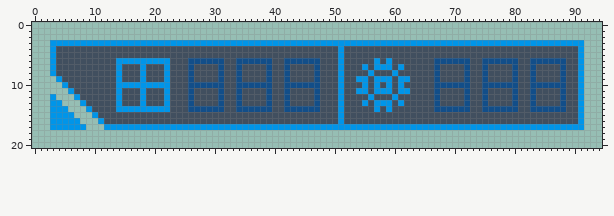
A pixel-art file gets an edit: Assets/Art/UI/New UI/Resources.aseprite. The first picture shows the starting point.
95x21 pixels, 1 frame.
Now the later version:
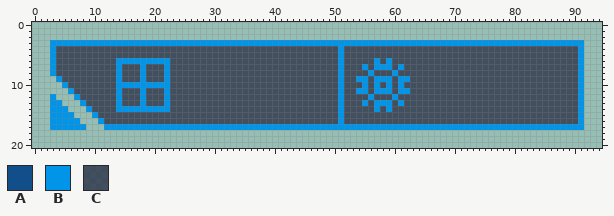
Palette (. is transparent): A #124e89  B #0095e9  C #262b44c1
Diff:
@@ x 0..94 @@
  5 ...BCCCCCCCCCCCCCCCCCCCCCCCCCCCCCCCCCCCCCCCCCCCCCCCBCCCCCCCCCCCCCCCCCCCCCCCCCCCCCCCCCCCCCCCB...
- 6 ...BCCCCCCCCCCBBBBBBBBBCCCAAAAAACCAAAAAACCAAAAAACCCBCCCCCBCBCCCCCCCAAAAAACCAAAAAACCAAAAAACCB...
- 7 ...BCCCCCCCCCCBCCCBCCCBCCCACCCCACCACCCCACCACCCCACCCBCCCBCBBBCBCCCCCACCCCACCACCCCACCACCCCACCB...
- 8 ...BCCCCCCCCCCBCCCBCCCBCCCACCCCACCACCCCACCACCCCACCCBCCCCBCCCBCCCCCCACCCCACCACCCCACCACCCCACCB...
- 9 ....BCCCCCCCCCBCCCBCCCBCCCACCCCACCACCCCACCACCCCACCCBCCBBCBBBCBBCCCCACCCCACCACCCCACCACCCCACCB...
-10 .....BCCCCCCCCBBBBBBBBBCCCAAAAAACCAAAAAACCAAAAAACCCBCCCBCBCBCBCCCCCAAAAAACCAAAAAACCAAAAAACCB...
-11 ......BCCCCCCCBCCCBCCCBCCCACCCCACCACCCCACCACCCCACCCBCCBBCBBBCBBCCCCACCCCACCACCCCACCACCCCACCB...
-12 ...B...BCCCCCCBCCCBCCCBCCCACCCCACCACCCCACCACCCCACCCBCCCCBCCCBCCCCCCACCCCACCACCCCACCACCCCACCB...
-13 ...BB...BCCCCCBCCCBCCCBCCCACCCCACCACCCCACCACCCCACCCBCCCBCBBBCBCCCCCACCCCACCACCCCACCACCCCACCB...
-14 ...BBB...BCCCCBBBBBBBBBCCCAAAAAACCAAAAAACCAAAAAACCCBCCCCCBCBCCCCCCCAAAAAACCAAAAAACCAAAAAACCB...
+ 6 ...BCCCCCCCCCCBBBBBBBBBCCCCCCCCCCCCCCCCCCCCCCCCCCCCBCCCCCBCBCCCCCCCCCCCCCCCCCCCCCCCCCCCCCCCB...
+ 7 ...BCCCCCCCCCCBCCCBCCCBCCCCCCCCCCCCCCCCCCCCCCCCCCCCBCCCBCBBBCBCCCCCCCCCCCCCCCCCCCCCCCCCCCCCB...
+ 8 ...BCCCCCCCCCCBCCCBCCCBCCCCCCCCCCCCCCCCCCCCCCCCCCCCBCCCCBCCCBCCCCCCCCCCCCCCCCCCCCCCCCCCCCCCB...
+ 9 ....BCCCCCCCCCBCCCBCCCBCCCCCCCCCCCCCCCCCCCCCCCCCCCCBCCBBCBBBCBBCCCCCCCCCCCCCCCCCCCCCCCCCCCCB...
+10 .....BCCCCCCCCBBBBBBBBBCCCCCCCCCCCCCCCCCCCCCCCCCCCCBCCCBCBCBCBCCCCCCCCCCCCCCCCCCCCCCCCCCCCCB...
+11 ......BCCCCCCCBCCCBCCCBCCCCCCCCCCCCCCCCCCCCCCCCCCCCBCCBBCBBBCBBCCCCCCCCCCCCCCCCCCCCCCCCCCCCB...
+12 ...B...BCCCCCCBCCCBCCCBCCCCCCCCCCCCCCCCCCCCCCCCCCCCBCCCCBCCCBCCCCCCCCCCCCCCCCCCCCCCCCCCCCCCB...
+13 ...BB...BCCCCCBCCCBCCCBCCCCCCCCCCCCCCCCCCCCCCCCCCCCBCCCBCBBBCBCCCCCCCCCCCCCCCCCCCCCCCCCCCCCB...
+14 ...BBB...BCCCCBBBBBBBBBCCCCCCCCCCCCCCCCCCCCCCCCCCCCBCCCCCBCBCCCCCCCCCCCCCCCCCCCCCCCCCCCCCCCB...
 15 ...BBBB...BCCCCCCCCCCCCCCCCCCCCCCCCCCCCCCCCCCCCCCCCBCCCCCCCCCCCCCCCCCCCCCCCCCCCCCCCCCCCCCCCB...
Where, in picture pixels (left, top, right, bottom), the same in both pictures:
changed: (188, 58, 320, 112)
changed: (434, 58, 566, 112)
